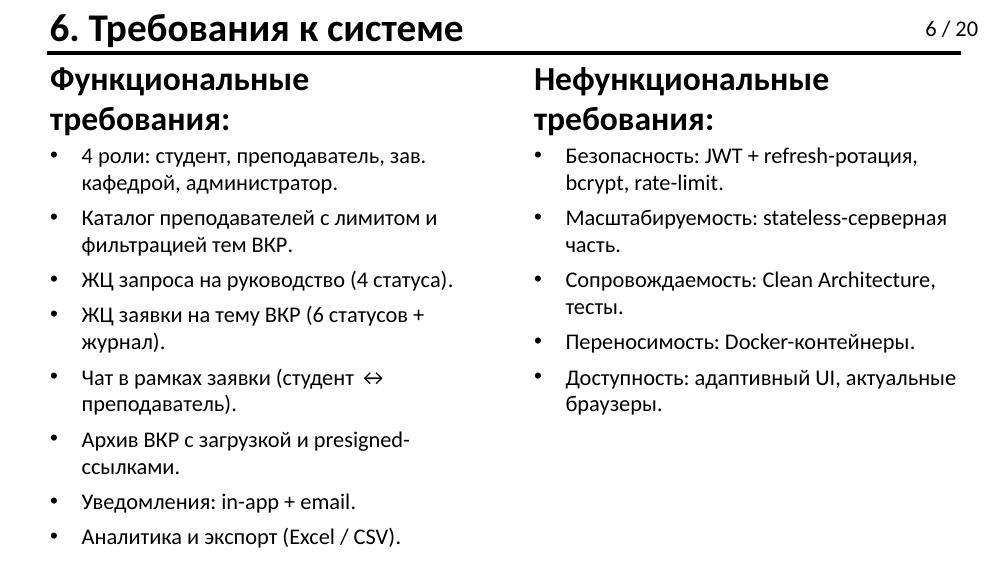
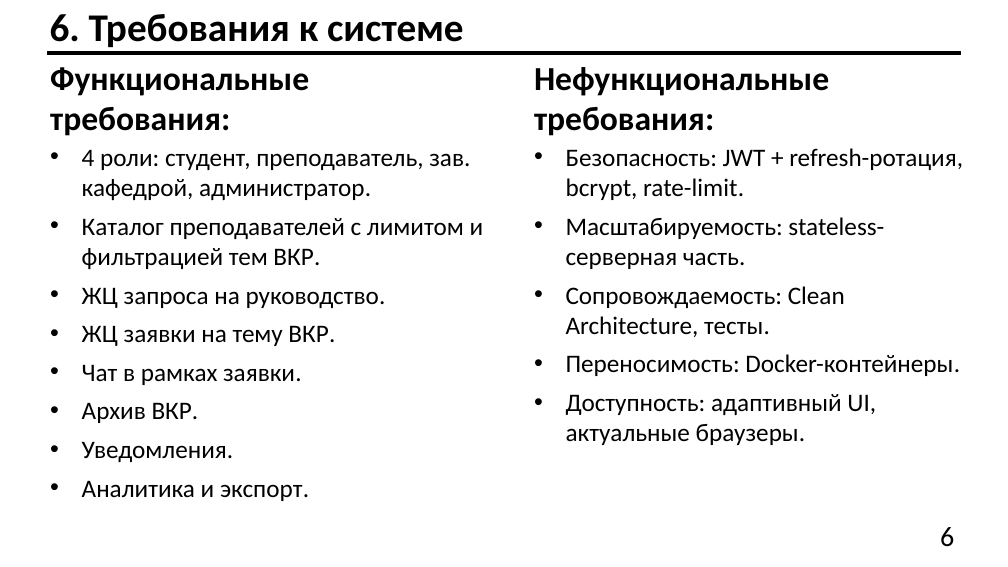
Before and after one commit to Effecktus/AcademicTopicSelectionService, a slide deck: slide 6 of docs/ilyin_pres.pptx. Drawn at 1008x567 pixels with LibreOffice and Linux fonts; fonts in the diff are those of the drawing. Boxes give left, top, right and bottom in pixels: in the first picture for what was removed or moved away, otherwise in the second. Text is boxed around its words. In the diff, an @@ line names an element or a change of style, - is before the commit and + after.

```diff
--- a/docs/ilyin_pres.pptx
+++ b/docs/ilyin_pres.pptx
@@ text at (82, 149, 484, 269): size 16 to 18 pt in "4 роли: студент, преподаватель, зав. кафедрой, администратор ...", "Каталог преподавателей с лимитом и фильтрацией тем ..." @@
@@ text "Безопасность: JWT + refresh-ротация, bcrypt, ..." at (566, 148, 963, 445): size 16 to 18 pt @@
@@ text at (82, 287, 386, 501): text changed; size 16 to 18 pt @@
-• ЖЦ запроса на руководство (4 статуса).
-• ЖЦ заявки на тему ВКР (6 статусов + журнал).
-• Чат в рамках заявки (студент ↔ преподаватель).
-• Архив ВКР с загрузкой и presigned-ссылками.
-• Уведомления: in-app + email.
-• Аналитика и экспорт (Excel / CSV).
+• ЖЦ запроса на руководство.
+• ЖЦ заявки на тему ВКР.
+• Чат в рамках заявки.
+• Архив ВКР.
+• Уведомления.
+• Аналитика и экспорт.
@@ text at (940, 527, 954, 547): text changed; size 16 to 20 pt @@
-6 / 20
+6
```
Also in this commit, not shown: 19 other slides changed, 3 slides added, 23 other files.
